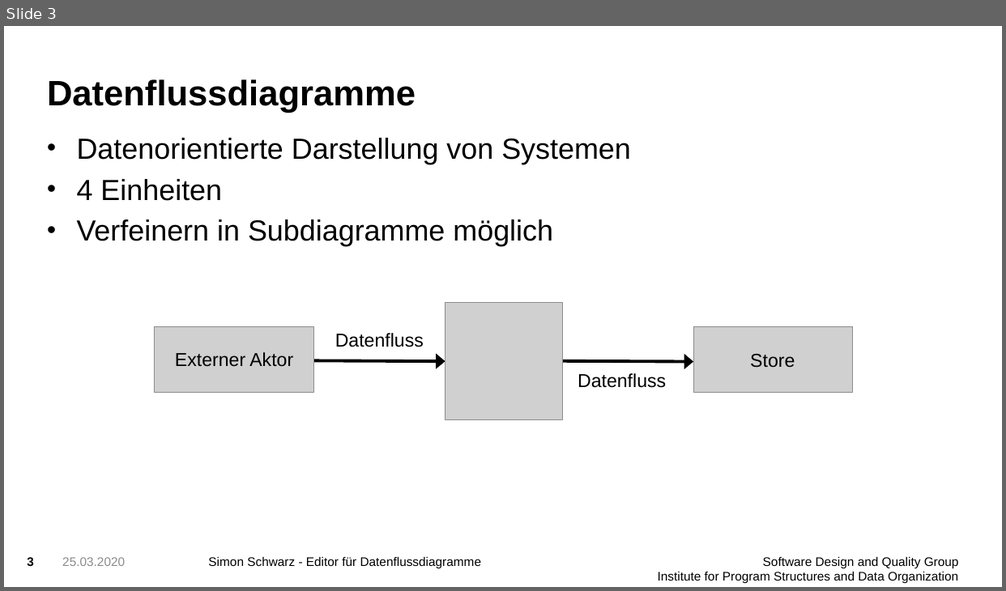
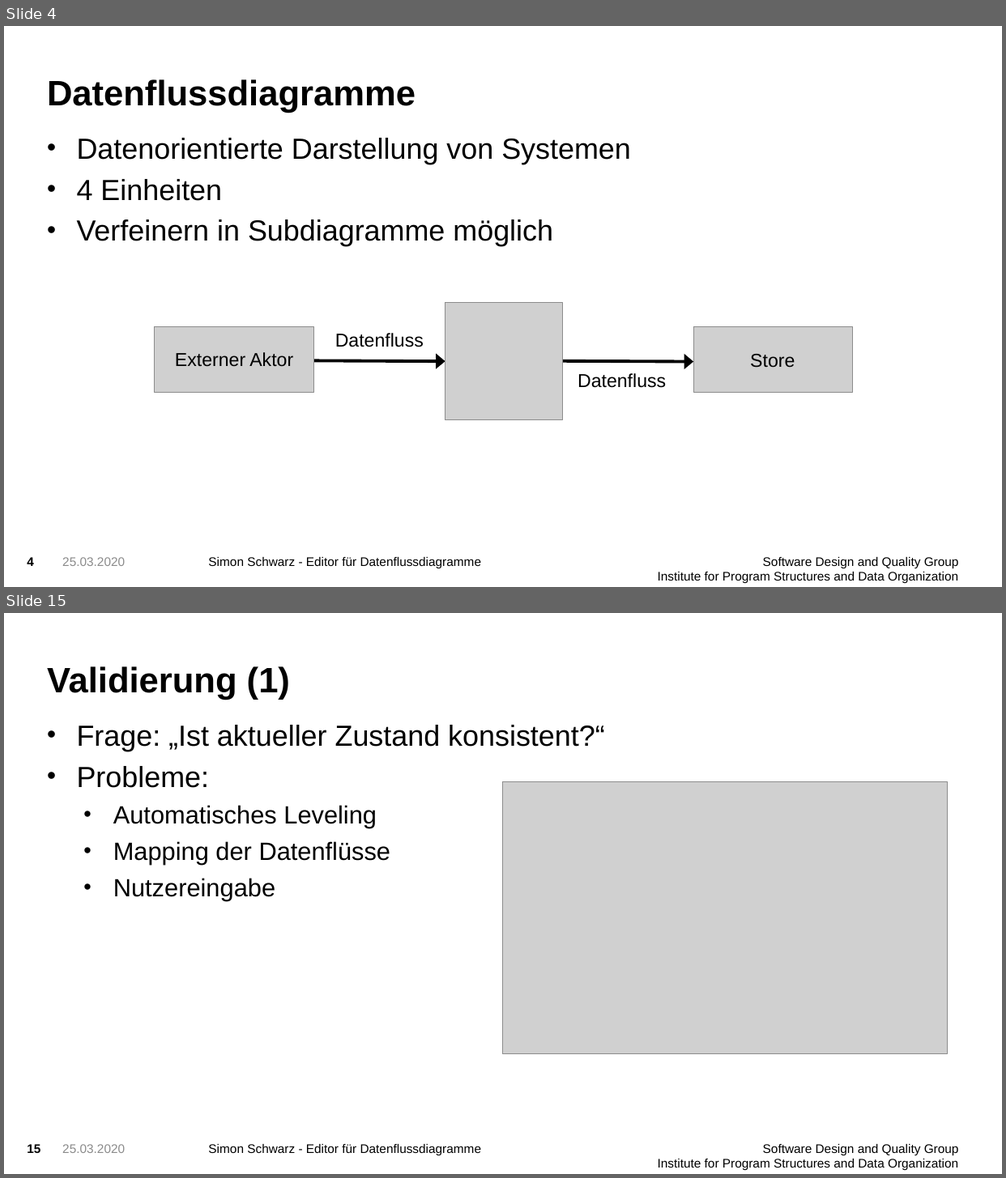
Before and after one commit to FluidTrust/Palladio-Supporting-DataFlowDiagram, a slide deck: presentation/presentation1.pptx. Shown one above the other, each under a label of ours: slide 3 before the commit, slides 4 and 15 after it; the slides between them are not shown. The pictures are 1006x591 and 1006x1178 pixels, drawn with LibreOffice and Linux fonts; fonts in the diff are those of the drawing; grey boxes stand for pictures; background and template pictures are left out. Boxes give left, top, right and bottom in pixels: in the first picture for what was removed or moved away, otherwise in the second. Text is boxed around its words. In the diff, an @@ line names an element or a change of style, - is before the commit and + after.

```diff
--- a/presentation/presentation1.pptx
+++ b/presentation/presentation1.pptx
@@ slide 15 added at [4, 613, 1002, 1174], background picture (left out); not listed: 2 template elements that a slide beside it also shows @@
@@ title added at [47, 666, 290, 700], 34 pt, text #000000, bold @@
+Validierung (1)
@@ text added at [77, 725, 605, 901], 24 pt, text #000000 @@
+• Frage: „Ist aktueller Zustand konsistent?“
+• Probleme:
+  • Automatisches Leveling
+  • Mapping der Datenflüsse
+  • Nutzereingabe
@@ picture added at [503, 782, 948, 1054] @@
@@ page number added at [27, 1144, 40, 1153], 12 pt, text #000000, bold @@
+15
@@ text added at [62, 1144, 125, 1153], 12 pt, text #8C8C8C @@
+25.03.2020
@@ what was slide 3 is now slide 4 @@
@@ page number at [27, 557, 34, 566]: text changed @@
-3
+4
```
Also in this commit, not shown: 14 slides changed, 2 other slides added, 2 slides removed, 6 other files.
